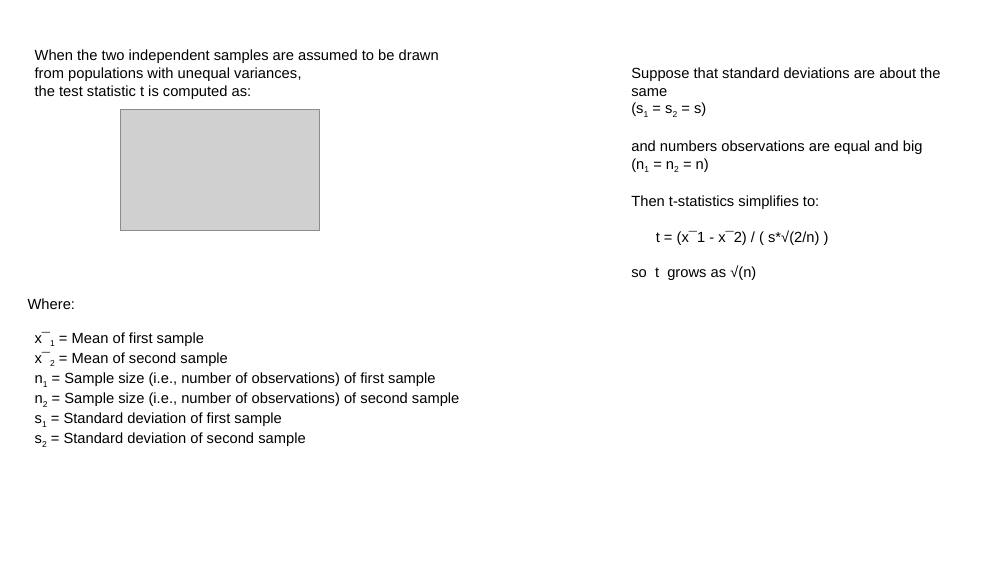
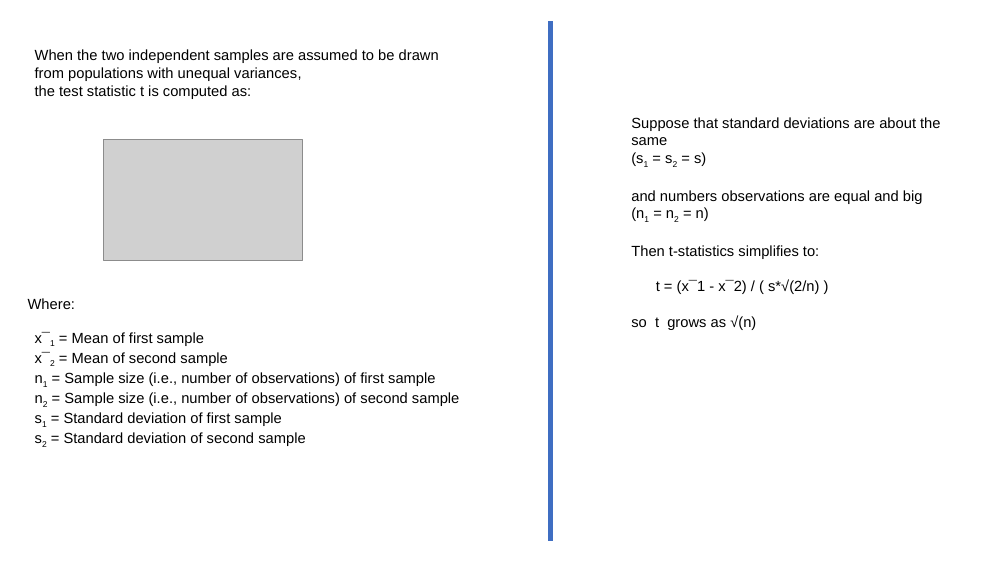
Before and after one commit to lselector/ml_ai_doc, a slide deck: slide 6 of statistics_07_t_distribution.pptx. Drawn at 1008x567 pixels with LibreOffice and Linux fonts; fonts in the diff are those of the drawing; grey boxes stand for pictures. Boxes give left, top, right and bottom in pixels: in the first picture for what was removed or moved away, otherwise in the second. Text is boxed around its words. In the diff, an @@ line names an element or a change of style, - is before the commit and + after.

```diff
--- a/statistics_07_t_distribution.pptx
+++ b/statistics_07_t_distribution.pptx
@@ line added from (551, 21) to (551, 541), #3F6FC3 5 pt @@
@@ text "Suppose that standard deviations are ...": place and size @@
-text "Suppose that standard deviations are ..." at bbox=[631, 67, 940, 280]
+text "Suppose that standard deviations are ..." at bbox=[631, 117, 940, 330]
@@ picture: place and size @@
-picture at bbox=[120, 110, 318, 231]
+picture at bbox=[104, 140, 302, 261]
```
Also in this commit, not shown: 2 other slides changed.
